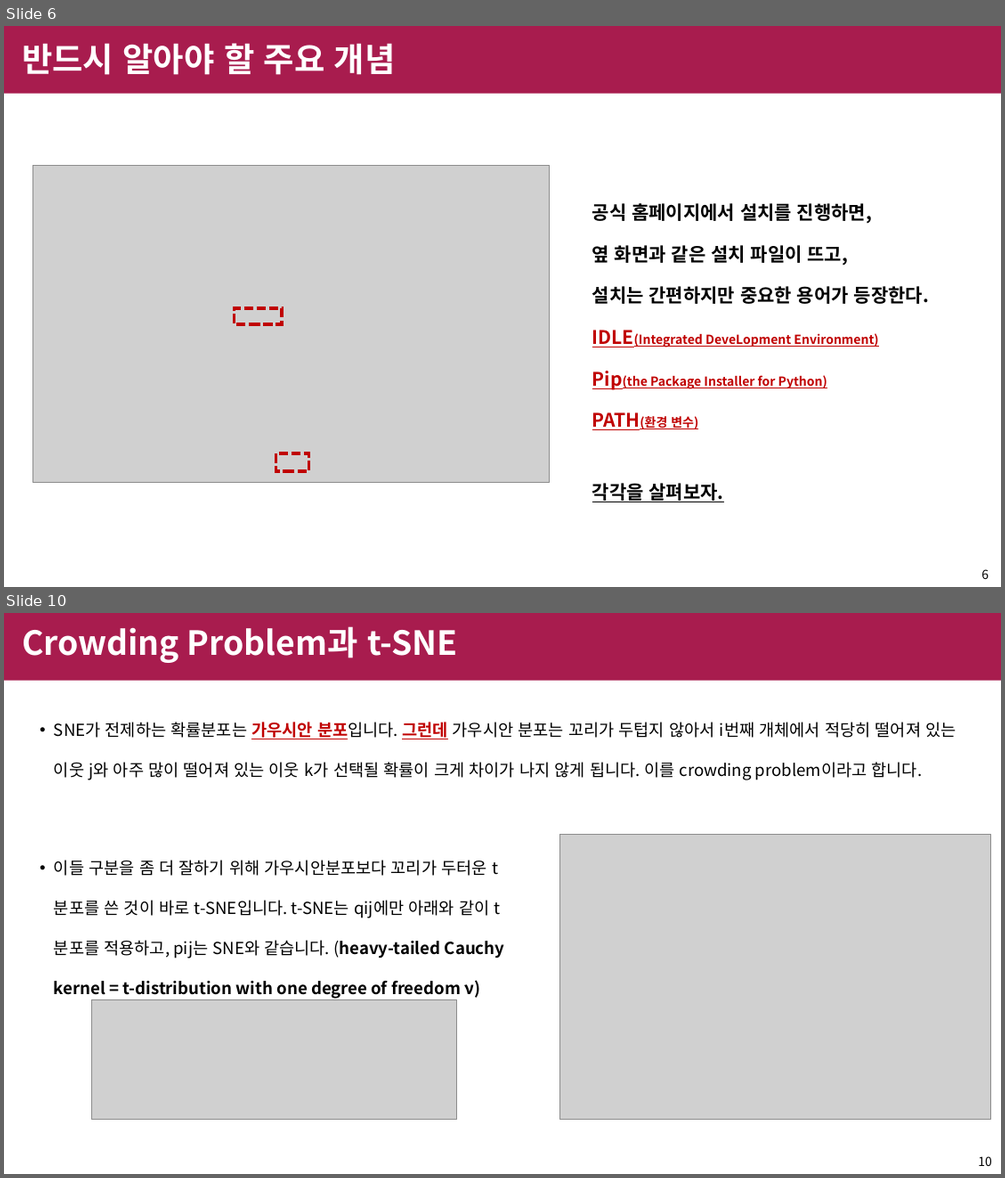
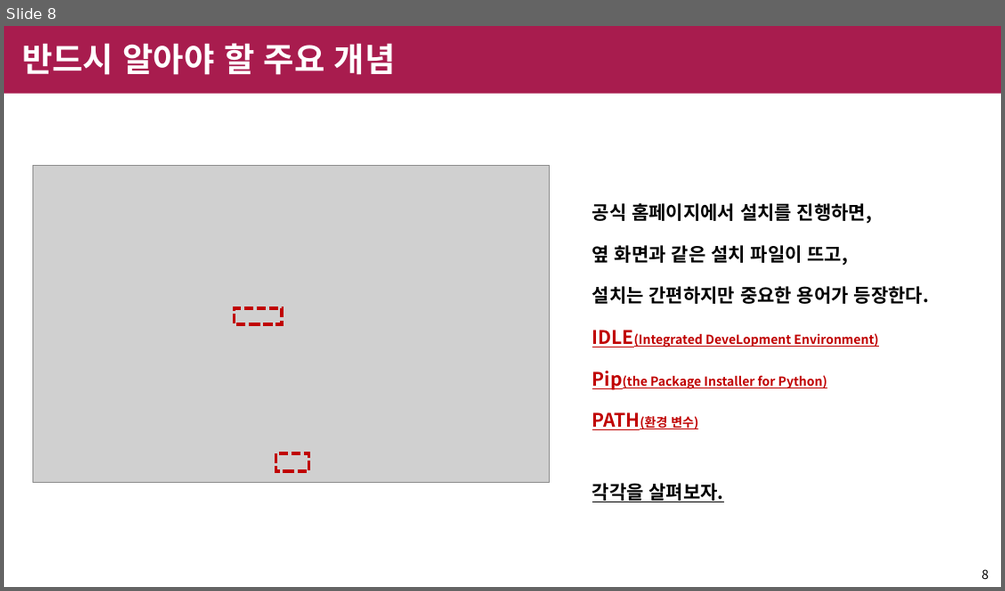
Before and after one commit to shinychan95/R_to_Python, a slide deck: R/python 설치 정리.pptx. Shown one above the other, each under a label of ours: slides 6 and 10 before the commit, slide 8 after it; the slides between them are not shown. The pictures are 1005x1178 and 1005x591 pixels, drawn with LibreOffice and Linux fonts; fonts in the diff are those of the drawing; grey boxes stand for pictures; background and template pictures are left out. Boxes give left, top, right and bottom in pixels: in the first picture for what was removed or moved away, otherwise in the second. Text is boxed around its words. In the diff, an @@ line names an element or a change of style, - is before the commit and + after.

```diff
--- a/R/python 설치 정리.pptx
+++ b/R/python 설치 정리.pptx
@@ slide 10 removed at box(4, 613, 1001, 1174), background #FFFFFF; not listed: 1 template element that a slide beside it also shows @@
@@ title removed at box(22, 626, 457, 663) @@
-Crowding Problem과 t-SNE
@@ text removed at box(54, 722, 955, 780) @@
-• SNE가 전제하는 확률분포는 가우시안 분포입니다. 그런데 가우시안 분포는 꼬리가 두텁지 않아서 i번째 개체에서 적당히 떨어져 있는 이웃 j와 아주 많이 떨어져 있는 이웃 k가 선택될 확률이 크게 차이가 나지 않게 됩니다. 이를 crowding problem이라고 합니다.
@@ picture removed at box(559, 835, 990, 1119) @@
@@ text removed at box(54, 860, 504, 998) @@
-• 이들 구분을 좀 더 잘하기 위해 가우시안분포보다 꼬리가 두터운 t분포를 쓴 것이 바로 t-SNE입니다. t-SNE는 qij에만 아래와 같이 t분포를 적용하고, pij는 SNE와 같습니다. (heavy-tailed Cauchy kernel = t-distribution with one degree of freedom ν)
@@ picture removed at box(91, 999, 457, 1119) @@
@@ page number removed at box(978, 1156, 992, 1166) @@
-10
@@ what was slide 6 is now slide 8 @@
@@ page number at box(981, 569, 988, 579): text changed @@
-6
+8
```
Also in this commit, not shown: 7 slides changed, 11 slides added, 5 other slides removed.
